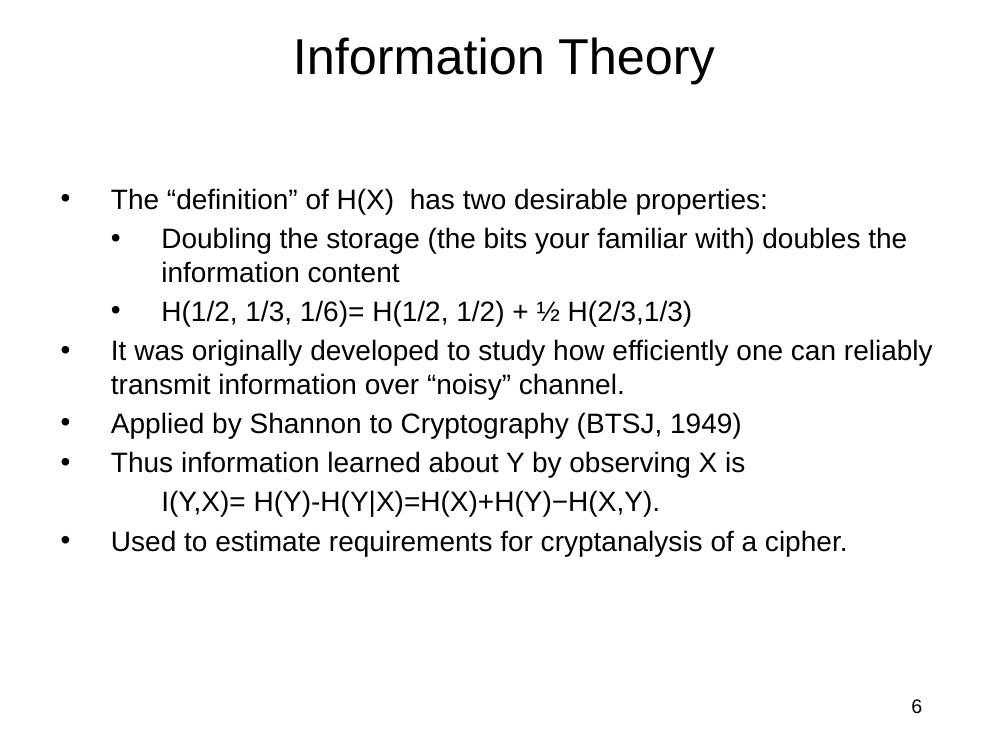
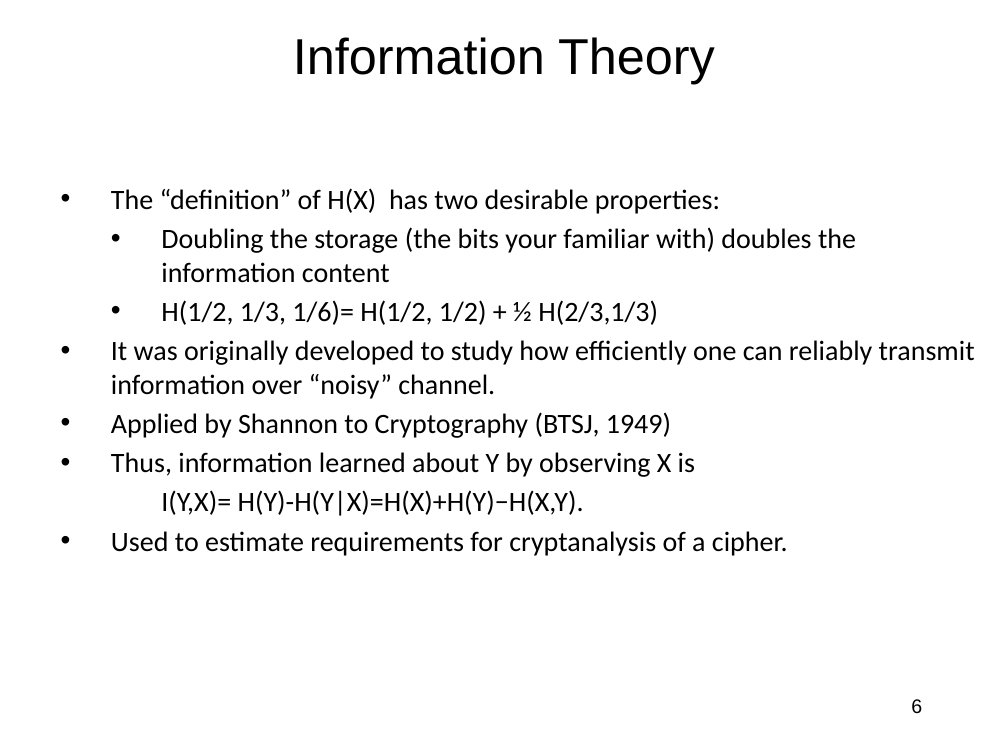
Before and after one commit to jlmucb/class_notes, a slide deck: slide 6 of BerkeleyClass/CS290Spring2013/Lectures/Cryptoclass2.pptx. Drawn at 1008x756 pixels with LibreOffice and Linux fonts; fonts in the diff are those of the drawing. Boxes give left, top, right and bottom in pixels: in the first picture for what was removed or moved away, otherwise in the second. Text is boxed around its words. In the diff, an @@ line names an element or a change of style, - is before the commit and + after.

```diff
--- a/BerkeleyClass/CS290Spring2013/Lectures/Cryptoclass2.pptx
+++ b/BerkeleyClass/CS290Spring2013/Lectures/Cryptoclass2.pptx
@@ text at <box>111,188,975,556</box>: font Arial to Calibri in "The “definition” of H(X) has two desirable ...", "Doubling the storage (the bits your familiar ...", "H(1/2, 1/3, 1/6)= H(1/2, 1/2) + ½ ...", "It was originally developed to study how ..." and 3 more places @@
@@ text at <box>111,452,695,477</box>: text changed; font Arial to Calibri @@
-• Thus information learned about Y by observing X is
+• Thus, information learned about Y by observing X is
```
Also in this commit, not shown: 52 other slides changed, 19 other files.
